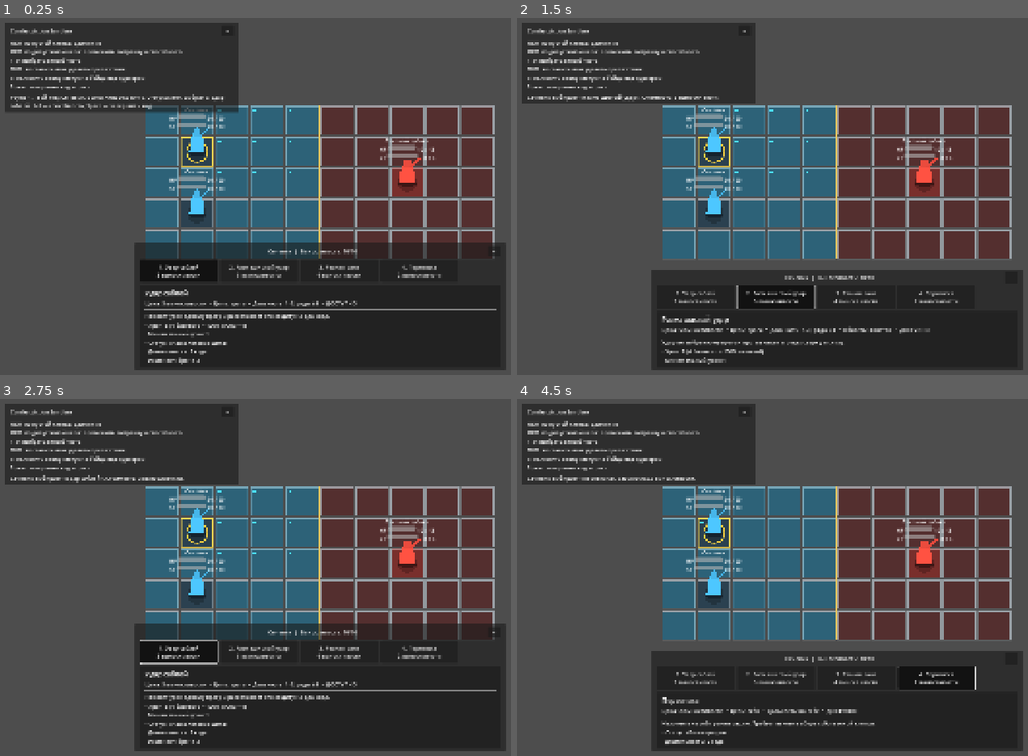
Above: before the commit, frames 1-4 (two rows, left to right).
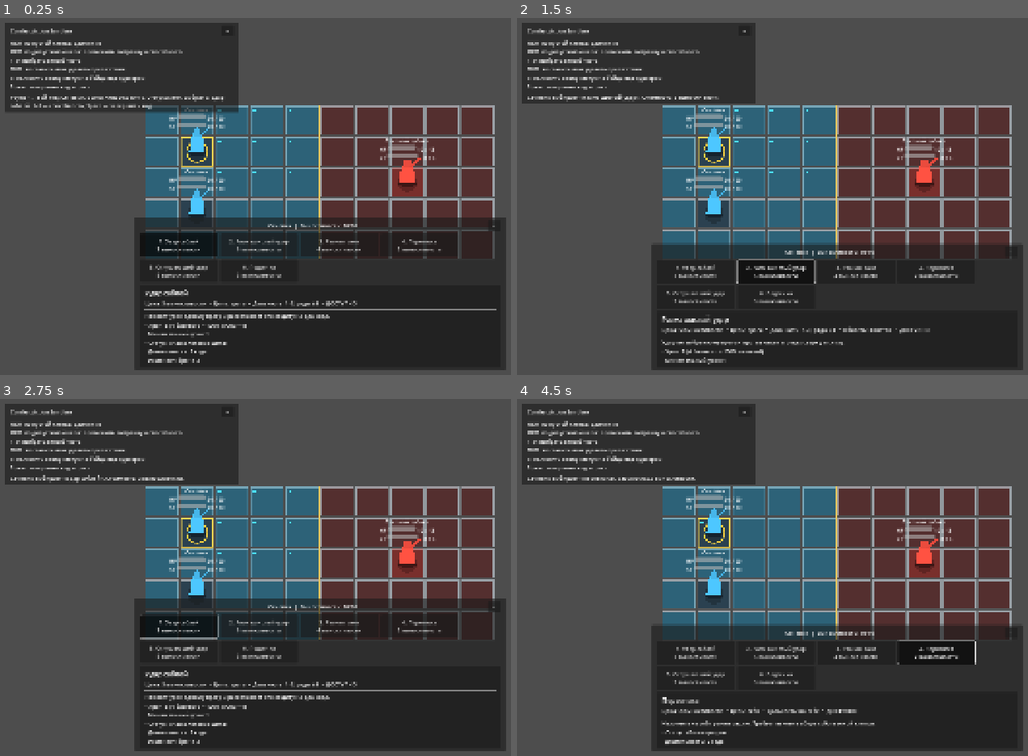
Above: after the commit, the same moments.

Repository: DanilNikolin/kleynod-steppe-frontier
Game: Godot game, scene res://scenes/debug/battle_grid_sandbox.tscn
The game is run twice, just before and just after one commit, with the same random seed, the same clock (stepped at 60 frames per second) and the same inputs. The project has no main scene, so this scene is started directly.
Inputs:
- Up to frame 1 (0.25 s): no input
- Up to frame 2 (1.5 s): click "1. Удар саблей 3 выносливости" at 0.5 s; click "2. Размашистый удар 5 выносли…" at 1.25 s
- Up to frame 3 (2.75 s): click "1. Удар саблей 3 выносливости" at 2 s
- Up to frame 4 (4.5 s): click "3. Рваная рана 4 выносливости" at 2.75 s; click "1. Удар саблей 3 выносливости" at 3.5 s; click "4. Перевязка 2 выносливости" at 4.25 s

The runs differ from the first frame. In frame 1, 6.4% of the frame differs, in the area x 26-100%, y 55-73%; in frame 2, 6.1%; in frame 3, 6.7%; in frame 4, 6.9%, in the area x 26-100%, y 62-82%.

Commit message:
feat(battle-statuses): add action restrictions
- add data-driven movement, ability, and turn restrictions
- enforce restrictions in movement and action services
- automatically skip turns for stunned combatants
- disable restricted abilities in the ability panel
- hide unavailable movement and targeting overlays
- teach basic melee AI to respect immobilization
- add stun and immobilize statuses
- add stunning blow and hamstring abilities

Diff:
--- /dev/null
+++ b/content/abilities/debug/debug_hamstring.tres
@@ -0,0 +1,32 @@
+[gd_resource type="Resource" script_class="AbilityDefinition" load_steps=10 format=3 uid="uid://h4ya3an67co3"]
+
+[ext_resource type="Script" uid="uid://dkivlbn8e06qo" path="res://core/battle/abilities/ability_definition.gd" id="1_ability"]
+[ext_resource type="Script" uid="uid://36m0bduhwx85" path="res://core/battle/targeting/ability_targeting_definition.gd" id="2_targeting"]
+[ext_resource type="Script" uid="uid://uc2c7co5a0a2" path="res://core/battle/effects/battle_effect.gd" id="3_effect"]
+[ext_resource type="Script" uid="uid://djty1vj4ucxrn" path="res://core/battle/effects/damage_effect.gd" id="4_damage"]
+[ext_resource type="Script" uid="uid://bnwv71blsmx3l" path="res://core/battle/effects/apply_status_effect.gd" id="5_apply_status"]
+[ext_resource type="Resource" uid="uid://bi6tr2n7c1623" path="res://content/statuses/debug/debug_immobilized.tres" id="6_immobilized"]
+
+[sub_resource type="Resource" id="Resource_hamstring_damage"]
+script = ExtResource("4_damage")
+base_damage = 2
+strength_scaling = 0.4
+effect_id = &"effect_hamstring_damage"
+
+[sub_resource type="Resource" id="Resource_hamstring_status"]
+script = ExtResource("5_apply_status")
+status_definition = ExtResource("6_immobilized")
+effect_id = &"effect_hamstring_status"
+
+[sub_resource type="Resource" id="Resource_hamstring_targeting"]
+script = ExtResource("2_targeting")
+aim_offsets = Array[Vector2i]([Vector2i(1, -1), Vector2i(2, -1), Vector2i(3, -1), Vector2i(1, 0), Vector2i(2, 0), Vector2i(3, 0), Vector2i(1, 1), Vector2i(2, 1), Vector2i(3, 1)])
+
+[resource]
+script = ExtResource("1_ability")
+ability_id = &"ability_hamstring"
+display_name = "Подсечка"
+description = "Наносит урон и запрещает цели двигаться в течение двух её ходов."
+stamina_cost = 3
+targeting = SubResource("Resource_hamstring_targeting")
+effects = Array[ExtResource("3_effect")]([SubResource("Resource_hamstring_damage"), SubResource("Resource_hamstring_status")])
--- /dev/null
+++ b/content/abilities/debug/debug_stunning_blow.tres
@@ -0,0 +1,31 @@
+[gd_resource type="Resource" script_class="AbilityDefinition" load_steps=10 format=3 uid="uid://caxifmduofpsb"]
+
+[ext_resource type="Script" uid="uid://dkivlbn8e06qo" path="res://core/battle/abilities/ability_definition.gd" id="1_ability"]
+[ext_resource type="Script" uid="uid://36m0bduhwx85" path="res://core/battle/targeting/ability_targeting_definition.gd" id="2_targeting"]
+[ext_resource type="Script" uid="uid://uc2c7co5a0a2" path="res://core/battle/effects/battle_effect.gd" id="3_effect"]
+[ext_resource type="Script" uid="uid://djty1vj4ucxrn" path="res://core/battle/effects/damage_effect.gd" id="4_damage"]
+[ext_resource type="Script" uid="uid://bnwv71blsmx3l" path="res://core/battle/effects/apply_status_effect.gd" id="5_apply_status"]
+[ext_resource type="Resource" uid="uid://b56wvs8w1o26c" path="res://content/statuses/debug/debug_stunned.tres" id="6_stunned"]
+
+[sub_resource type="Resource" id="Resource_stunning_damage"]
+script = ExtResource("4_damage")
+strength_scaling = 0.25
+effect_id = &"effect_stunning_blow_damage"
+
+[sub_resource type="Resource" id="Resource_stunning_status"]
+script = ExtResource("5_apply_status")
+status_definition = ExtResource("6_stunned")
+effect_id = &"effect_stunning_blow_status"
+
+[sub_resource type="Resource" id="Resource_stunning_targeting"]
+script = ExtResource("2_targeting")
+aim_offsets = Array[Vector2i]([Vector2i(1, -1), Vector2i(2, -1), Vector2i(3, -1), Vector2i(1, 0), Vector2i(2, 0), Vector2i(3, 0), Vector2i(1, 1), Vector2i(2, 1), Vector2i(3, 1)])
+
+[resource]
+script = ExtResource("1_ability")
+ability_id = &"ability_stunning_blow"
+display_name = "Оглушающий удар"
+description = "Наносит небольшой урон и заставляет цель пропустить следующий ход."
+stamina_cost = 5
+targeting = SubResource("Resource_stunning_targeting")
+effects = Array[ExtResource("3_effect")]([SubResource("Resource_stunning_damage"), SubResource("Resource_stunning_status")])
--- a/content/loadouts/debug/debug_sechevik_loadout.tres
+++ b/content/loadouts/debug/debug_sechevik_loadout.tres
@@ -6,10 +6,12 @@
 [ext_resource type="Resource" uid="uid://bl21cyxngsid0" path="res://content/abilities/debug/debug_sweeping_slash.tres" id="4_sweeping"]
 [ext_resource type="Resource" uid="uid://dikrlb4gdl06f" path="res://content/abilities/debug/debug_rending_cut.tres" id="5_rending"]
 [ext_resource type="Resource" uid="uid://c1sqi1lcu365d" path="res://content/abilities/debug/debug_bandage.tres" id="6_bandage"]
+[ext_resource type="Resource" uid="uid://caxifmduofpsb" path="res://content/abilities/debug/debug_stunning_blow.tres" id="7_stunning"]
+[ext_resource type="Resource" uid="uid://h4ya3an67co3" path="res://content/abilities/debug/debug_hamstring.tres" id="8_hamstring"]
 
 [resource]
 script = ExtResource("1_loadout")
 loadout_id = &"loadout_debug_sechevik"
 display_name = "Сечевик с боевым набором"
 default_ability_id = &"ability_sabre_slash"
-abilities = Array[ExtResource("2_ability")]([ExtResource("3_sabre"), ExtResource("4_sweeping"), ExtResource("5_rending"), ExtResource("6_bandage")])
+abilities = Array[ExtResource("2_ability")]([ExtResource("3_sabre"), ExtResource("4_sweeping"), ExtResource("5_rending"), ExtResource("6_bandage"), ExtResource("7_stunning"), ExtResource("8_hamstring")])
--- a/content/loadouts/debug/debug_sweeping_sechevik_loadout.tres
+++ b/content/loadouts/debug/debug_sweeping_sechevik_loadout.tres
@@ -1,14 +1,16 @@
-[gd_resource type="Resource" script_class="CombatantLoadoutDefinition" load_steps=6 format=3 uid="uid://c7bo4jut344ao"]
+[gd_resource type="Resource" script_class="CombatantLoadoutDefinition" load_steps=8 format=3 uid="uid://c7bo4jut344ao"]
 
 [ext_resource type="Script" uid="uid://bis4duqvyinf4" path="res://core/battle/loadouts/combatant_loadout_definition.gd" id="1_loadout"]
 [ext_resource type="Script" uid="uid://dkivlbn8e06qo" path="res://core/battle/abilities/ability_definition.gd" id="2_ability"]
 [ext_resource type="Resource" uid="uid://bl21cyxngsid0" path="res://content/abilities/debug/debug_sweeping_slash.tres" id="3_sweeping"]
 [ext_resource type="Resource" uid="uid://dikrlb4gdl06f" path="res://content/abilities/debug/debug_rending_cut.tres" id="4_rending"]
 [ext_resource type="Resource" uid="uid://c1sqi1lcu365d" path="res://content/abilities/debug/debug_bandage.tres" id="5_bandage"]
+[ext_resource type="Resource" uid="uid://caxifmduofpsb" path="res://content/abilities/debug/debug_stunning_blow.tres" id="6_stunning"]
+[ext_resource type="Resource" uid="uid://h4ya3an67co3" path="res://content/abilities/debug/debug_hamstring.tres" id="7_hamstring"]
 
 [resource]
 script = ExtResource("1_loadout")
 loadout_id = &"loadout_debug_sweeping_sechevik"
 display_name = "Сечевик с размашистым ударом"
 default_ability_id = &"ability_sweeping_slash"
-abilities = Array[ExtResource("2_ability")]([ExtResource("3_sweeping"), ExtResource("4_rending"), ExtResource("5_bandage")])
+abilities = Array[ExtResource("2_ability")]([ExtResource("3_sweeping"), ExtResource("4_rending"), ExtResource("5_bandage"), ExtResource("6_stunning"), ExtResource("7_hamstring")])
--- /dev/null
+++ b/content/statuses/debug/debug_immobilized.tres
@@ -0,0 +1,18 @@
+[gd_resource type="Resource" script_class="BattleStatusDefinition" load_steps=6 format=3 uid="uid://bi6tr2n7c1623"]
+
+[ext_resource type="Script" uid="uid://cov0ro3x5ptfd" path="res://core/battle/statuses/battle_status_definition.gd" id="1_status"]
+[ext_resource type="Script" uid="uid://bg2aiwnxjuvig" path="res://core/battle/statuses/battle_status_periodic_trigger.gd" id="2_joij2"]
+[ext_resource type="Script" uid="uid://b06rnp4fjl0um" path="res://core/battle/restrictions/battle_action_restriction.gd" id="2_restriction"]
+[ext_resource type="Script" uid="uid://byb5m0xovegd5" path="res://core/battle/stats/battle_stat_modifier.gd" id="4_idydg"]
+
+[sub_resource type="Resource" id="Resource_immobilized_restriction"]
+script = ExtResource("2_restriction")
+block_movement = true
+
+[resource]
+script = ExtResource("1_status")
+status_id = &"debug_immobilized"
+display_name = "Обездвиживание"
+description = "Боец не может двигаться, но сохраняет возможность атаковать."
+duration_turns = 2
+action_restriction = SubResource("Resource_immobilized_restriction")
--- /dev/null
+++ b/content/statuses/debug/debug_stunned.tres
@@ -0,0 +1,17 @@
+[gd_resource type="Resource" script_class="BattleStatusDefinition" load_steps=6 format=3 uid="uid://b56wvs8w1o26c"]
+
+[ext_resource type="Script" uid="uid://cov0ro3x5ptfd" path="res://core/battle/statuses/battle_status_definition.gd" id="1_status"]
+[ext_resource type="Script" uid="uid://bg2aiwnxjuvig" path="res://core/battle/statuses/battle_status_periodic_trigger.gd" id="2_ahdo2"]
+[ext_resource type="Script" uid="uid://b06rnp4fjl0um" path="res://core/battle/restrictions/battle_action_restriction.gd" id="2_restriction"]
+[ext_resource type="Script" uid="uid://byb5m0xovegd5" path="res://core/battle/stats/battle_stat_modifier.gd" id="4_vndn0"]
+
+[sub_resource type="Resource" id="Resource_stun_restriction"]
+script = ExtResource("2_restriction")
+skip_owner_turn = true
+
+[resource]
+script = ExtResource("1_status")
+status_id = &"debug_stunned"
+display_name = "Оглушение"
+description = "Боец полностью пропускает следующий ход."
+action_restriction = SubResource("Resource_stun_restriction")
--- a/core/battle/actions/battle_action_service.gd
+++ b/core/battle/actions/battle_action_service.gd
@@ -24,6 +24,10 @@
 
 const FAILURE_ABILITY_NOT_IN_LOADOUT: StringName = (
 	&"ability_not_in_loadout"
+)
+
+const FAILURE_ABILITY_RESTRICTED: StringName = (
+	&"ability_restricted"
 )
 
 const FAILURE_NOT_ENOUGH_STAMINA: StringName = (
@@ -218,6 +222,11 @@
 	):
 		return FAILURE_ABILITY_NOT_IN_LOADOUT
 
+	if actor.is_ability_restricted(
+		ability.ability_id
+	):
+		return FAILURE_ABILITY_RESTRICTED
+
 	var targeting_failure := (
 		targeting_service.get_validation_failure(
 			session,
--- a/core/battle/ai/basic_melee_ai_controller.gd
+++ b/core/battle/ai/basic_melee_ai_controller.gd
@@ -27,6 +27,9 @@
 	&"not_enough_stamina_for_attack"
 )
 
+const FAILURE_MOVEMENT_RESTRICTED: StringName = (
+	&"movement_restricted"
+)
 
 var movement_service: BattleMovementService
 var action_service: BattleActionService
@@ -41,19 +44,19 @@
 	assert(
 		p_movement_service != null,
 		"BasicMeleeAIController requires "
-		+ "a movement service."
+		+"a movement service."
 	)
 
 	assert(
 		p_action_service != null,
 		"BasicMeleeAIController requires "
-		+ "an action service."
+		+"an action service."
 	)
 
 	assert(
 		p_targeting_service != null,
 		"BasicMeleeAIController requires "
-		+ "a targeting service."
+		+"a targeting service."
 	)
 
 	movement_service = p_movement_service
@@ -133,6 +136,13 @@
 
 		plan.failure_code = (
 			FAILURE_NOT_ENOUGH_STAMINA_FOR_ATTACK
+		)
+
+		return plan
+
+	if actor.is_movement_restricted():
+		plan.failure_code = (
+			FAILURE_MOVEMENT_RESTRICTED
 		)
 
 		return plan
--- a/core/battle/combatants/combatant_state.gd
+++ b/core/battle/combatants/combatant_state.gd
@@ -459,6 +459,144 @@
 
 	return expired_status_ids
 
+func must_skip_turn() -> bool:
+	return not get_turn_skip_status_ids().is_empty()
+
+
+func is_movement_restricted() -> bool:
+	return not (
+		get_movement_restriction_status_ids()
+		.is_empty()
+	)
+
+
+func is_ability_restricted(
+	ability_id: StringName
+) -> bool:
+	return not (
+		get_ability_restriction_status_ids(
+			ability_id
+		).is_empty()
+	)
+
+
+func get_turn_skip_status_ids() -> Array[StringName]:
+	var result: Array[StringName] = []
+
+	for status in get_active_statuses():
+		if (
+			status == null
+			or status.definition == null
+		):
+			continue
+
+		var restriction := (
+			status.definition
+			.action_restriction
+		)
+
+		if (
+			restriction == null
+			or not restriction.skip_owner_turn
+		):
+			continue
+
+		result.append(
+			status.status_id
+		)
+
+	result.sort_custom(
+		Callable(
+			self,
+			"_is_status_id_before"
+		)
+	)
+
+	return result
+
+
+func get_movement_restriction_status_ids() -> Array[StringName]:
+	var result: Array[StringName] = []
+
+	for status in get_active_statuses():
+		if (
+			status == null
+			or status.definition == null
+		):
+			continue
+
+		var restriction := (
+			status.definition
+			.action_restriction
+		)
+
+		if (
+			restriction == null
+			or not restriction
+			.prevents_movement()
+		):
+			continue
+
+		result.append(
+			status.status_id
+		)
+
+	result.sort_custom(
+		Callable(
+			self,
+			"_is_status_id_before"
+		)
+	)
+
+	return result
+
+
+func get_ability_restriction_status_ids(
+	ability_id: StringName
+) -> Array[StringName]:
+	var result: Array[StringName] = []
+
+	for status in get_active_statuses():
+		if (
+			status == null
+			or status.definition == null
+		):
+			continue
+
+		var restriction := (
+			status.definition
+			.action_restriction
+		)
+
+		if (
+			restriction == null
+			or not restriction
+			.prevents_ability(
+				ability_id
+			)
+		):
+			continue
+
+		result.append(
+			status.status_id
+		)
+
+	result.sort_custom(
+		Callable(
+			self,
+			"_is_status_id_before"
+		)
+	)
+
+	return result
+
+
+func _is_status_id_before(
+	first: StringName,
+	second: StringName
+) -> bool:
+	return String(first) < String(second)
+
 func get_status_modifier_total(
 	stat: int
 ) -> int:
--- a/core/battle/movement/battle_movement_service.gd
+++ b/core/battle/movement/battle_movement_service.gd
@@ -5,6 +5,9 @@
 const FAILURE_INVALID_GRID: StringName = &"invalid_grid"
 const FAILURE_INVALID_COMBATANT: StringName = &"invalid_combatant"
 const FAILURE_DEAD_COMBATANT: StringName = &"dead_combatant"
+const FAILURE_MOVEMENT_RESTRICTED: StringName = (
+	&"movement_restricted"
+)
 const FAILURE_INVALID_COST: StringName = &"invalid_cost"
 const FAILURE_INVALID_START: StringName = &"invalid_start"
 const FAILURE_TARGET_OUTSIDE_GRID: StringName = &"target_outside_grid"
@@ -57,6 +60,13 @@
 		plan.failure_code = FAILURE_DEAD_COMBATANT
 		return plan
 
+	if combatant.is_movement_restricted():
+		plan.failure_code = (
+			FAILURE_MOVEMENT_RESTRICTED
+		)
+
+		return plan
+
 	if stamina_cost_per_step <= 0:
 		plan.failure_code = FAILURE_INVALID_COST
 		return plan
@@ -145,6 +155,9 @@
 		return false
 
 	if combatant.instance_id != plan.combatant_id:
+		return false
+
+	if combatant.is_movement_restricted():
 		return false
 
 	if combatant.grid_position != plan.start_coordinate:
--- /dev/null
+++ b/core/battle/restrictions/battle_action_restriction.gd
@@ -0,0 +1,89 @@
+@tool
+class_name BattleActionRestriction
+extends Resource
+
+
+@export_group("Turn")
+
+@export
+var skip_owner_turn: bool = false
+
+
+@export_group("Actions")
+
+@export
+var block_movement: bool = false
+
+@export
+var block_all_abilities: bool = false
+
+@export
+var blocked_ability_ids: Array[StringName] = []
+
+
+func prevents_movement() -> bool:
+	return (
+		skip_owner_turn
+		or block_movement
+	)
+
+
+func prevents_ability(
+	ability_id: StringName
+) -> bool:
+	if (
+		skip_owner_turn
+		or block_all_abilities
+	):
+		return true
+
+	return (
+		ability_id != &""
+		and blocked_ability_ids.has(
+			ability_id
+		)
+	)
+
+
+func is_valid_definition() -> bool:
+	return get_validation_errors().is_empty()
+
+
+func get_validation_errors() -> PackedStringArray:
+	var errors := PackedStringArray()
+
+	if (
+		not skip_owner_turn
+		and not block_movement
+		and not block_all_abilities
+		and blocked_ability_ids.is_empty()
+	):
+		errors.append(
+			"Action restriction does not restrict anything."
+		)
+
+	var used_ability_ids: Dictionary = {}
+
+	for ability_id in blocked_ability_ids:
+		if ability_id == &"":
+			errors.append(
+				"Blocked ability ID cannot be empty."
+			)
+
+			continue
+
+		if used_ability_ids.has(
+			ability_id
+		):
+			errors.append(
+				"Duplicate blocked ability ID: %s."
+				% ability_id
+			)
+
+			continue
+
+		used_ability_ids[
+			ability_id
+		] = true
+
+	return errors
--- a/core/battle/statuses/battle_status_definition.gd
+++ b/core/battle/statuses/battle_status_definition.gd
@@ -37,6 +37,11 @@
 	ReapplyRule.REFRESH_DURATION
 )
 
+
+@export_group("Action Restrictions")
+
+@export
+var action_restriction: BattleActionRestriction
 
 @export_group("Periodic Effects")
 
@@ -129,4 +134,14 @@
 				]
 			)
 
+	if action_restriction != null:
+		for restriction_error in (
+			action_restriction
+			.get_validation_errors()
+		):
+			errors.append(
+				"Action restriction: %s"
+				% restriction_error
+			)
+
 	return errors
--- a/core/battle/turns/battle_turn_controller.gd
+++ b/core/battle/turns/battle_turn_controller.gd
@@ -15,6 +15,13 @@
 	combatant: CombatantState,
 	round_number: int,
 	turn_index: int
+)
+
+signal turn_skipped(
+	combatant: CombatantState,
+	round_number: int,
+	turn_index: int,
+	restriction_status_ids: Array[StringName]
 )
 
 signal turn_ending(
@@ -319,6 +326,21 @@
 
 	combatant.restore_round_stamina()
 
+	var skip_status_ids := (
+		combatant.get_turn_skip_status_ids()
+	)
+
+	if not skip_status_ids.is_empty():
+		turn_skipped.emit(
+			combatant,
+			round_number,
+			_current_turn_index,
+			skip_status_ids
+		)
+
+		end_current_turn()
+		return
+
 	turn_started.emit(
 		combatant,
 		round_number,
--- a/presentation/battle/abilities/battle_ability_panel.gd
+++ b/presentation/battle/abilities/battle_ability_panel.gd
@@ -98,6 +98,10 @@
 		and _combatant.has_ability(
 			selected_ability.ability_id
 		)
+		and not _combatant
+		.is_ability_restricted(
+			selected_ability.ability_id
+		)
 	):
 		_selected_ability_id = (
 			selected_ability.ability_id
@@ -105,7 +109,7 @@
 
 	else:
 		var default_ability := (
-			_combatant.get_default_ability()
+			_get_first_available_ability()
 		)
 
 		_selected_ability_id = (
@@ -150,6 +154,11 @@
 	):
 		return false
 
+	if _combatant.is_ability_restricted(
+		ability.ability_id
+	):
+		return false
+
 	_selected_ability_id = (
 		ability.ability_id
 	)
@@ -179,6 +188,11 @@
 	]
 
 	if ability == null:
+		return false
+
+	if _combatant.is_ability_restricted(
+		ability.ability_id
+	):
 		return false
 
 	if not _combatant.can_spend_stamina(
@@ -295,6 +309,36 @@
 	_button_group = null
 
 
+func _get_first_available_ability() -> AbilityDefinition:
+	if _combatant == null:
+		return null
+
+	var default_ability := (
+		_combatant.get_default_ability()
+	)
+
+	if (
+		default_ability != null
+		and not _combatant
+		.is_ability_restricted(
+			default_ability.ability_id
+		)
+	):
+		return default_ability
+
+	for ability in _abilities:
+		if ability == null:
+			continue
+
+		if _combatant.is_ability_restricted(
+			ability.ability_id
+		):
+			continue
+
+		return ability
+
+	return null
+
 func _refresh_visual_state() -> void:
 	if _combatant == null:
 		return
@@ -331,9 +375,16 @@
 			)
 		)
 
+		var restricted := (
+			_combatant.is_ability_restricted(
+				ability.ability_id
+			)
+		)
+
 		button.disabled = (
 			not _interactable
 			or not affordable
+			or restricted
 		)
 
 		button.set_pressed_no_signal(
@@ -360,16 +411,32 @@
 
 		return
 
-	var affordability_text := (
-		"ДОСТУПНО"
-		if (
-			_combatant != null
-			and _combatant.can_spend_stamina(
-				selected_ability.stamina_cost
-			)
-		)
-		else "НЕ ХВАТАЕТ ВЫНОСЛИВОСТИ"
-	)
+	var ability_restricted := (
+		_combatant != null
+		and _combatant.is_ability_restricted(
+			selected_ability.ability_id
+		)
+	)
+
+	var affordability_text: String
+
+	if ability_restricted:
+		affordability_text = (
+			"ЗАПРЕЩЕНО СТАТУСОМ"
+		)
+
+	elif (
+		_combatant != null
+		and _combatant.can_spend_stamina(
+			selected_ability.stamina_cost
+		)
+	):
+		affordability_text = "ДОСТУПНО"
+
+	else:
+		affordability_text = (
+			"НЕ ХВАТАЕТ ВЫНОСЛИВОСТИ"
+		)
 
 	card_title_label.text = (
 		selected_ability.display_name
--- a/presentation/battle/grid/battle_grid_overlay_presenter.gd
+++ b/presentation/battle/grid/battle_grid_overlay_presenter.gd
@@ -108,11 +108,25 @@
 	if not selected_combatant.is_alive:
 		return
 
-	_draw_reachable_coordinates(
-		grid,
-		selected_combatant,
-		stamina_cost_per_cell
-	)
+	var movement_restricted := (
+		selected_combatant
+		.is_movement_restricted()
+	)
+
+	var ability_restricted := (
+		selected_ability != null
+		and selected_combatant
+		.is_ability_restricted(
+			selected_ability.ability_id
+		)
+	)
+
+	if not movement_restricted:
+		_draw_reachable_coordinates(
+			grid,
+			selected_combatant,
+			stamina_cost_per_cell
+		)
 
 	_draw_obstacles(grid)
 
@@ -123,7 +137,10 @@
 		selected_ability
 	)
 
-	if show_targeting_debug:
+	if (
+		show_targeting_debug
+		and not ability_restricted
+	):
 		_draw_targeting_debug(
 			session,
 			selected_combatant,
@@ -131,13 +148,14 @@
 			hovered_coordinate
 		)
 
-	_draw_hovered_path(
-		grid,
-		selected_combatant,
-		target_candidates,
-		hovered_coordinate,
-		stamina_cost_per_cell
-	)
+	if not movement_restricted:
+		_draw_hovered_path(
+			grid,
+			selected_combatant,
+			target_candidates,
+			hovered_coordinate,
+			stamina_cost_per_cell
+		)
 
 	if grid.is_inside(
 		selected_combatant.grid_position
--- a/scenes/debug/battle_grid_sandbox.gd
+++ b/scenes/debug/battle_grid_sandbox.gd
@@ -337,6 +337,10 @@
 		_on_turn_started
 	)
 
+	turn_controller.turn_skipped.connect(
+		_on_turn_skipped
+	)
+
 	turn_controller.periodic_status_effects_resolved.connect(
 		_on_periodic_status_effects_resolved
 	)
@@ -469,6 +473,48 @@
 	if interaction_controller != null:
 		interaction_controller.refresh_grid_overlays()
 
+func _on_turn_skipped(
+	combatant: CombatantState,
+	current_round: int,
+	_turn_index: int,
+	restriction_status_ids: Array[StringName]
+) -> void:
+	_set_active_combatant_selection(
+		combatant
+	)
+
+	interaction_controller.begin_skipped_turn()
+
+	var status_names := PackedStringArray()
+
+	for status_id in restriction_status_ids:
+		var status := combatant.get_status(
+			status_id
+		)
+
+		if (
+			status != null
+			and status.definition != null
+		):
+			status_names.append(
+				status.definition.display_name
+			)
+
+		else:
+			status_names.append(
+				String(status_id)
+			)
+
+	debug_log_presenter.push_battle_log(
+		"Раунд %d. %s пропускает ход. Причина: %s."
+		% [
+			current_round,
+			combatant.definition.display_name,
+			", ".join(status_names),
+		]
+	)
+
+
 func _on_turn_started(
 	combatant: CombatantState,
 	current_round: int,
--- a/scenes/debug/controllers/battle_sandbox_interaction_controller.gd
+++ b/scenes/debug/controllers/battle_sandbox_interaction_controller.gd
@@ -164,6 +164,12 @@
 
 	refresh_grid_overlays()
 
+func begin_skipped_turn() -> void:
+	_interaction_in_progress = true
+	_selected_ability = null
+
+	ability_panel.clear_combatant()
+	grid_overlay_presenter.clear()
 
 func finish_battle() -> void:
 	_interaction_in_progress = false
@@ -219,7 +225,31 @@
 	if combatant == null:
 		return null
 
-	return combatant.get_default_ability()
+	var default_ability := (
+		combatant.get_default_ability()
+	)
+
+	if (
+		default_ability != null
+		and not combatant
+		.is_ability_restricted(
+			default_ability.ability_id
+		)
+	):
+		return default_ability
+
+	for ability in combatant.get_abilities():
+		if ability == null:
+			continue
+
+		if combatant.is_ability_restricted(
+			ability.ability_id
+		):
+			continue
+
+		return ability
+
+	return null
 
 
 func get_active_combatant() -> CombatantState:
@@ -367,6 +397,20 @@
 	):
 		ability_panel.set_selected_ability(
 			_selected_ability
+		)
+
+		return
+
+	if active.is_ability_restricted(
+		ability.ability_id
+	):
+		ability_panel.set_selected_ability(
+			_selected_ability
+		)
+
+		debug_log_presenter.set_headline(
+			"«%s» сейчас запрещена активным статусом."
+			% ability.display_name
 		)
 
 		return
@@ -939,6 +983,12 @@
 				]
 			)
 
+		BattleActionService.FAILURE_ABILITY_RESTRICTED:
+			return (
+				"Боец не может использовать "
+				+"эту способность из-за статуса."
+			)
+
 		BattleActionService.FAILURE_ABILITY_NOT_IN_LOADOUT:
 			return (
 				"Выбранная способность отсутствует "
@@ -1001,6 +1051,12 @@
 		BattleMovementService.FAILURE_TARGET_OUTSIDE_GRID:
 			return "Цель находится за пределами поля."
 
+		BattleMovementService.FAILURE_MOVEMENT_RESTRICTED:
+			return (
+				"Боец не может двигаться "
+				+"из-за активного статуса."
+			)
+
 		BattleMovementService.FAILURE_DEAD_COMBATANT:
 			return "Погибший боец не может двигаться."
 
--- a/scenes/debug/presentation/battle_debug_log_presenter.gd
+++ b/scenes/debug/presentation/battle_debug_log_presenter.gd
@@ -264,6 +264,39 @@
 		effects.append(
 			"эффект в конце хода"
 		)
+
+	var action_restriction := (
+		status.definition.action_restriction
+	)
+
+	if action_restriction != null:
+		if action_restriction.skip_owner_turn:
+			effects.append(
+				"пропуск хода"
+			)
+
+		else:
+			if action_restriction.block_movement:
+				effects.append(
+					"запрет движения"
+				)
+
+			if action_restriction.block_all_abilities:
+				effects.append(
+					"запрет способностей"
+				)
+
+			elif not (
+				action_restriction
+				.blocked_ability_ids
+				.is_empty()
+			):
+				effects.append(
+					"запрещено способностей: %d"
+					% action_restriction
+					.blocked_ability_ids
+					.size()
+				)
 
 	if effects.is_empty():
 		effects.append(
Not shown: 1 places in content/loadouts/debug/debug_sechevik_loadout.tres that only renumber resources
Not shown, added: core/battle/restrictions/battle_action_restriction.gd.uid
Not shown, changed: godot_focused_context.md
